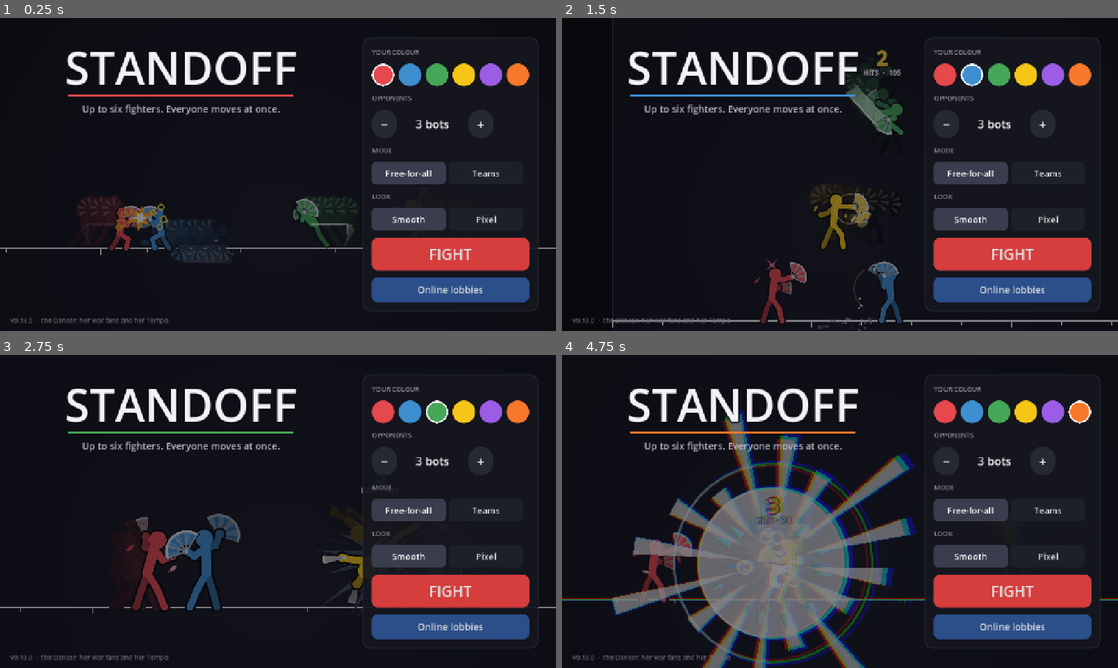
Above: before the commit, frames 1-4 (two rows, left to right).
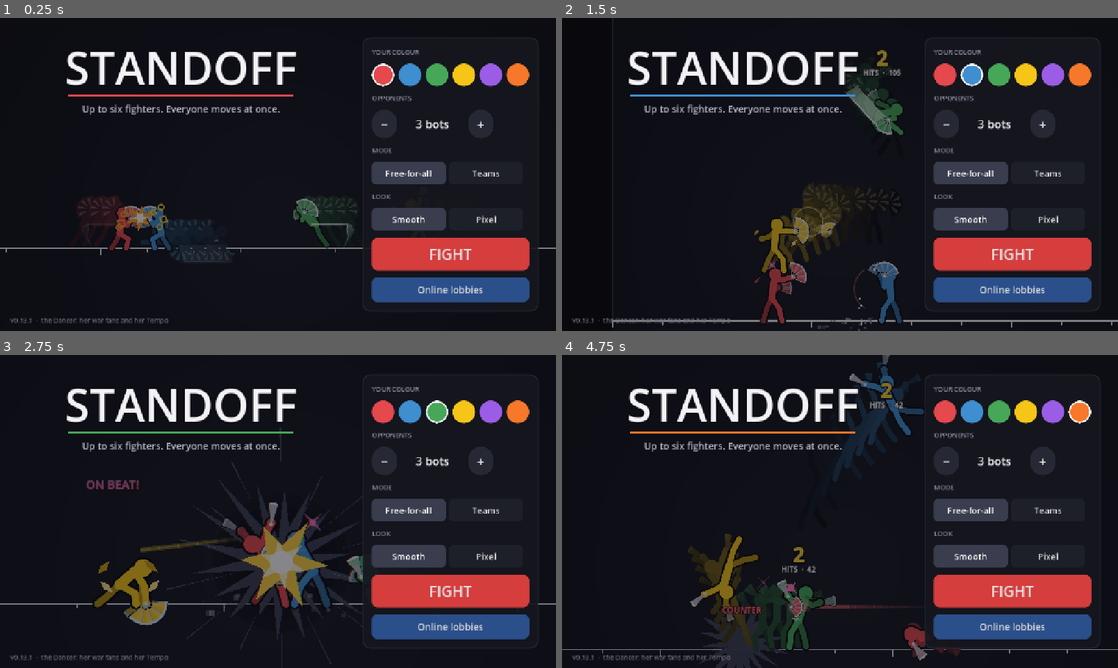
Above: after the commit, the same moments.

Repository: Veriduim/standoff
Game: Godot game, scene res://scenes/main.tscn
Same seed, same stepped clock (60 frames per second), same inputs: the game is played once before the commit and once after it.
Inputs (mouse positions are in pixels of both pictures, inside the frame that each line leads up to):
- Up to frame 1 (0.25 s): no input
- Up to frame 2 (1.5 s): click (945, 74) at 0.52 s; click (973, 74) at 1.27 s
- Up to frame 3 (2.75 s): click (439, 411) at 2.02 s
- Up to frame 4 (4.75 s): click (1023, 411) at 2.77 s; click (1051, 411) at 3.52 s; click (1079, 411) at 4.27 s

The runs differ from the first frame. In frame 1, less than 0.1% of the frame differs, in the area x 5-6%, y 96-98%; in frame 2, 2.0%; in frame 3, 8.5%; in frame 4, 23%, in the area x 0-100%, y 0-100%.

Commit message:
0.13.1: lobbies survive the phone being put aside; Air Fan and Sadness back to YOMI's rules (Timmy 00:06-00:11)
- 00:11 "im minimising the game on my phone to give them the code and when I come back the lobby is gone": the lobby
  server (deployed) keeps an empty lobby 2 minutes, joinable by its code (GRACE); the phone rejoins by itself when it
  comes back or the line drops (LobbyNet.rejoin, up to 8 tries, "Reconnecting to lobby ..."); Copy code in the lobby;
  the in-process server waits the same; node test.mjs 15/15 (local and live)
- 00:06 "Are these all in accordance with YOMIH mechanics?" / 00:09 "We should fall": Air Fan no longer hangs or uses an
  air option - she keeps falling as she throws, two fans its limit; Sadness builds for her as for anyone (the
  no-Sadness-while-a-fan-flies exception is gone); docs/dancer.md, docs/mechanics.md
- tests: rejoin (alone and with a friend), Copy code, leaving on purpose; the suite awaits each test

Co-Authored-By: Claude Opus 5.5 <noreply@anthropic.com>
Claude-Session: https://claude.ai/code/session_019cpLLa1bA2ND22yfhrkoYF

Diff:
--- a/project.godot
+++ b/project.godot
@@ -11,7 +11,7 @@
 [application]
 
 config/name="Standoff"
-config/version="0.13.0"
+config/version="0.13.1"
 config/icon="res://assets/icon.png"
 run/main_scene="res://scenes/main.tscn"
 config/features=PackedStringArray("4.7", "GL Compatibility")
--- a/scripts/net/lobby_net.gd
+++ b/scripts/net/lobby_net.gd
@@ -17,6 +17,9 @@
 static var url := DEFAULT_URL
 static var use_loop := false
 var reached := true          ## the last list fetch got an answer from the server
+var last_code := ""          ## the lobby this phone was in, and the name it used - to get back in (00:11)
+var last_name := ""
+var want_back := false       ## in a lobby, not left on purpose: rejoin when the phone comes back / the line drops
 
 var id := 0                  ## this phone's number in the lobby
 var owner_id := 0
@@ -45,6 +48,8 @@
 
 
 func _open(code: String, q: Dictionary) -> void:
+	last_code = code
+	last_name = str(q["name"])
 	id = 0
 	members.clear()
 	log.clear()
@@ -105,7 +110,22 @@
 	send({"t": "chan", "ch": ch, "msg": msg})
 
 
+## Back into the lobby this phone was in (the same code and name) - after the app was put aside or the line dropped.
+func rejoin() -> void:
+	if last_code != "" and not in_lobby():
+		join(last_code, last_name)
+
+
+## The phone back from another app: if the lobby was lost meanwhile, straight back in.
+func _notification(what: int) -> void:
+	if what in [NOTIFICATION_APPLICATION_RESUMED, NOTIFICATION_APPLICATION_FOCUS_IN] and want_back and ws == null \
+			and not in_lobby() and not use_loop:
+		status.emit("reconnecting", "")
+		rejoin()
+
+
 func leave() -> void:
+	want_back = false
 	if loop != null:
 		loop.leave(self)
 		loop = null
@@ -179,6 +199,7 @@
 			members.clear()
 			for m: Dictionary in d["members"]:
 				members[int(m["id"])] = {"name": str(m["name"]), "data": m.get("data", {})}
+			want_back = true
 			status.emit("open", "")
 		"joined":
 			members[int(d["id"])] = {"name": str(d["name"]), "data": {}}
--- a/scripts/net/loop_lobby.gd
+++ b/scripts/net/loop_lobby.gd
@@ -10,6 +10,9 @@
 var meta := {}
 var members: Array = []      ## [{id, name, data, subs: [], net: LobbyNet}]
 var _next := 0
+
+
+const GRACE_MS := 120000   ## an empty lobby waits this long for someone to come back (Timmy 00:11)
 
 
 static func list() -> Array:
@@ -41,7 +44,7 @@
 				"public": bool(q.get("public", true)), "max": clampi(int(q.get("max", 8)), 2, 16),
 				"version": str(q.get("v", "?")), "owner": 0, "rules": {}}
 			lobbies[room] = l
-	elif l == null or l.members.is_empty():
+	elif l == null or (l.members.is_empty() and Time.get_ticks_msec() - int(l.meta.get("empty_at", -999999)) > GRACE_MS):
 		err = "No lobby with that code"
 	elif l.members.size() >= int(l.meta["max"]):
 		err = "That lobby is full"
@@ -118,8 +121,8 @@
 		return
 	members.erase(me)
 	_all({"t": "left", "id": me["id"]})
-	if members.is_empty():
-		lobbies.erase(code)
+	if members.is_empty():   # (it waits GRACE_MS for them to come back, off the list - as the server does)
+		meta["empty_at"] = Time.get_ticks_msec()
 	elif int(meta["owner"]) == int(me["id"]):
 		var ids: Array = members.map(func(m: Dictionary) -> int: return int(m["id"]))
 		meta["owner"] = ids.min()
--- a/scripts/sim/moves.gd
+++ b/scripts/sim/moves.gd
@@ -190,8 +190,8 @@
 				"kb": [4.0, -2.0], "block": 8, "chip": 2, "life": 70},
 			"pose": [[0, "throw_wind"], [8, "throw_out"], [17, "idle"]], "icon": "throw_out"},
 		"airfan": {"name": "Air Fan", "tab": "special", "kind": "special", "fans": 1, "frames": 20, "where": "air",
-			"aim": "down", "air_option": true, "land_ends": true, "landing": 4,
-			"motion": [[0, 7, 0.0, 0.0]],   # (a brief hang, then she falls - 23:34 "Air Fan spam!!!")
+			"aim": "down", "land_ends": true, "landing": 4,   # (she keeps falling as she throws - YOMI's way; the two
+			# fans are its limit - 23:34 "Air Fan spam!!!", 00:09 "We should fall")
 			"spawn": {"at": 6, "kind": "fan", "speed": 11.0, "from": [24, -60], "box": [26, 20], "dmg": 18, "stun": 14,
 				"kb": [3.0, 2.0], "block": 8, "chip": 2, "life": 50},
 			"pose": [[0, "throw_wind"], [6, "throw_out"], [14, "fall"]], "icon": "throw_out"},
--- a/scripts/sim/sim.gd
+++ b/scripts/sim/sim.gd
@@ -635,8 +635,6 @@
 			f.sad = 0
 	elif f.stun == 0 and f.down == 0:
 		var d := 1 + (2 if v < -0.5 else 0) - (2 if v > 0.5 else 0)
-		if xf.has("fans") and d > 0 and _fans_out(f):   # (a fan of hers in the air: she's zoning, not running away)
-			d = 0
 		f.sad = clampi(f.sad + d, SAD_MIN, SAD_MAX)
 		if f.sad >= SAD_MAX * 2 / 3 and not f.sad_warned:
 			f.sad_warned = true
--- a/scripts/tests/online_test.gd
+++ b/scripts/tests/online_test.gd
@@ -119,3 +119,51 @@
 	for g: Control in [a, b, c]:
 		g.queue_free()
 	LobbyNet.use_loop = false
+
+
+## The line dropping (the phone put aside to send the code - Timmy 00:11): what the lobby server would do, then the
+## screen gets it back.
+func _drop(g: Control) -> void:
+	var n: LobbyNet = g.lobby.net
+	n.loop.leave(n)
+	n.loop = null
+	n.id = 0
+	n.status.emit("closed", "Lost the lobby server")
+
+
+func _test_rejoin() -> void:
+	_section("Put aside and back (Timmy 00:11): the lobby waits, the phone gets back in by itself; Copy code")
+	LobbyNet.use_loop = true
+	LoopLobby.reset()
+	var a := _screen()
+	var b := _screen()
+	a.lobby.open(0)
+	a.lobby.create_lobby()
+	_poll([a, b])
+	var code := str(a.lobby.net.lobby["code"])
+	_drop(a)   # (alone in it, and gone)
+	for _i in 4:
+		_poll([a, b])
+		await get_tree().create_timer(0.35).timeout
+	_check("alone, dropped: the lobby waited and the phone's back in it (view %s, code %s)" % [a.lobby.view,
+			a.lobby.net.lobby.get("code", "")], a.lobby.view == "room" and a.lobby.net.in_lobby()
+			and str(a.lobby.net.lobby.get("code", "")) == code)
+	b.lobby.open(1)
+	b.lobby.join(code)
+	_poll([a, b])
+	_drop(b)
+	for _i in 4:
+		_poll([a, b])
+		await get_tree().create_timer(0.35).timeout
+	_check("a friend dropped and back: both in it again", b.lobby.net.in_lobby() and a.lobby.net.members.size() == 2
+			and b.lobby.net.members.size() == 2)
+	a.lobby._copy_code()
+	var copy := a.lobby.room_view.find_child("CopyCode", true, false) as Button
+	_check("Copy code copies it and says so (%s)" % copy.text, copy.text == "Copied %s" % code
+			and (DisplayServer.get_name() == "headless" or DisplayServer.clipboard_get() == code))
+	b.lobby.leave_lobby()
+	_poll([a, b])
+	_check("leaving on purpose doesn't come back", not b.lobby.net.in_lobby() and not b.lobby.net.want_back)
+	a.queue_free()
+	b.queue_free()
+	LobbyNet.use_loop = false
--- a/scripts/tests/sim_test.gd
+++ b/scripts/tests/sim_test.gd
@@ -600,8 +600,8 @@
 			fans_thrown += 1
 		for _t in 22:
 			s.step()
-	_check("Air Fan uses an air option - two before she lands, and she falls (%d thrown, y %.0f)" % [fans_thrown,
-			s.fighters[0].pos.y], fans_thrown <= 2 and s.fighters[0].pos.y > -300.0)
+	_check("Air Fan: she keeps falling as she throws, two fans at most before she lands (%d thrown, y %.0f)"
+			% [fans_thrown, s.fighters[0].pos.y], fans_thrown <= 2 and s.fighters[0].pos.y > -300.0)
 	s = _duel("dancer", "dancer", 600.0)
 	var top := 0.0
 	s.apply({0: {"move": "superjump", "x": 0.0, "y": -1.0}, 1: {"move": "wait"}})
@@ -634,7 +634,7 @@
 
 
 func _test_spacer() -> void:
-	_section("The Dancer, a spacer (Timmy 23:59): the fan's edge, point blank weaker, zoning isn't Sadness, her limits")
+	_section("The Dancer, a spacer (Timmy 23:59): the fan's edge, point blank weaker, her limits")
 	var far := _duel("dancer", "dancer", 95.0)
 	far.fighters[1].burst = 0
 	far.apply({0: {"move": "sidekick", "x": 1.0, "dist": 0.0}, 1: {"move": "wait"}})
@@ -648,19 +648,6 @@
 	_check("a Side Kick at the fan's edge hits harder than point blank (%s vs %s)" % [hf, hn], not hf.is_empty()
 			and not hn.is_empty() and int(hf[0].get("spot", 0)) == 1 and int(hn[0].get("spot", 0)) == -1
 			and int(hf[0]["dmg"]) > int(hn[0]["dmg"]))
-	var z := _duel("dancer", "dancer", 700.0)
-	z.fighters[0].sad = 100
-	z.apply({0: {"move": "fan", "x": 1.0}, 1: {"move": "wait"}})
-	var sad_first := -1
-	var sad_max := 0
-	for _i in 40:
-		z.step()
-		if not z.shots.is_empty():
-			if sad_first < 0:
-				sad_first = z.fighters[0].sad
-			sad_max = maxi(sad_max, z.fighters[0].sad)
-	_check("Sadness doesn't build while her fan's in the air (%d when it left her hand, at most %d after)"
-			% [sad_first, sad_max], sad_first >= 0 and sad_max <= sad_first)
 	var t := _duel("dancer", "dancer", 600.0)
 	var thrown := 0
 	for _i in 4:
--- a/scripts/tests/test_suite.gd
+++ b/scripts/tests/test_suite.gd
@@ -16,7 +16,7 @@
 	for m in get_method_list():
 		var n: String = m["name"]
 		if n.begins_with("_test_"):
-			call(n)
+			await call(n)   # (a test may wait for real time - the rejoin's retries)
 			_close()
 
 
--- a/scripts/ui/lobby_screen.gd
+++ b/scripts/ui/lobby_screen.gd
@@ -52,7 +52,8 @@
 
 var _out := {}                ## my match invite going out: {ch, invited: [ids], answers: {id: true/false}, bots, mode}
 var _in := {}                 ## the invite I'm looking at: {from, ch, ...}
-var _waiting: NetMatch        ## accepted - waiting for the host to start
+var _waiting: NetMatch
+var _tries := 0               ## reconnect tries since the line dropped        ## accepted - waiting for the host to start
 
 
 func _ready() -> void:
@@ -273,9 +274,21 @@
 	match state:
 		"open":
 			note.text = ""
+			_tries = 0
 			net.set_member({"status": "idle", "colour": my_colour, "match": ""})
 			_show("room")
+		"reconnecting":
+			code_label.text = "Reconnecting to lobby %s..." % net.last_code
+		"closed" when net.want_back and _tries < 8:   # (the line dropped / the phone was put aside: back in, 00:11)
+			_tries += 1
+			code_label.text = "Reconnecting to lobby %s..." % net.last_code
+			get_tree().create_timer(0.3 if _tries == 1 else 1.5).timeout.connect(func() -> void:
+				if not net.in_lobby() and net.want_back:
+					net.rejoin())
 		"error", "closed":
+			if net.want_back and view == "room":   # (it couldn't get back in - the lobby's gone)
+				net.want_back = false
+				detail = "That lobby closed while you were away"
 			note.text = detail
 			if view == "room":
 				_show("list")
@@ -300,8 +313,16 @@
 	room_view.add_child(mid)
 	title = Ui.label("", 26, Color("#f2f2f7"))
 	mid.add_child(title)
+	var code_row := HBoxContainer.new()
+	code_row.add_theme_constant_override("separation", 8)
+	mid.add_child(code_row)
 	code_label = Ui.label("", 16, Color("#a7a7b8"))
-	mid.add_child(code_label)
+	code_label.size_flags_horizontal = Control.SIZE_EXPAND_FILL
+	code_row.add_child(code_label)
+	var copy := Ui.button("Copy code", func() -> void: _copy_code(), 15)   # (send it without the lobby going - 00:11)
+	copy.name = "CopyCode"
+	copy.custom_minimum_size = Vector2(0, 38)
+	code_row.add_child(copy)
 	mid.add_child(Ui.label("MATCHES", 15, Color("#8a8a9c")))
 	matches_box = _scroll_list(mid)
 	var new_match := _main(Ui.button("New match...", func() -> void: _new_match(), 20))
@@ -349,6 +370,18 @@
 	v.add_theme_constant_override("separation", 6)
 	s.add_child(v)
 	return v
+
+
+func _copy_code() -> void:
+	var code := str(net.lobby.get("code", ""))
+	if code == "":
+		return
+	DisplayServer.clipboard_set(code)
+	var b := room_view.find_child("CopyCode", true, false) as Button
+	b.text = "Copied %s" % code
+	get_tree().create_timer(2.0).timeout.connect(func() -> void:
+		if is_instance_valid(b):
+			b.text = "Copy code")
 
 
 func _send_chat() -> void:
--- a/scripts/version.gd
+++ b/scripts/version.gd
@@ -2,4 +2,4 @@
 extends RefCounted
 ## The game's version - the home screen shows it, and lobbies list it (only the same version can play together).
 
-const TAG := "0.13.0"
+const TAG := "0.13.1"
Not shown, changed: export_presets.cfg
Not shown, changed: docs/dancer.md
Not shown, changed: docs/mechanics.md
Not shown, changed: relay/src/index.js
Not shown, changed: relay/test.mjs
